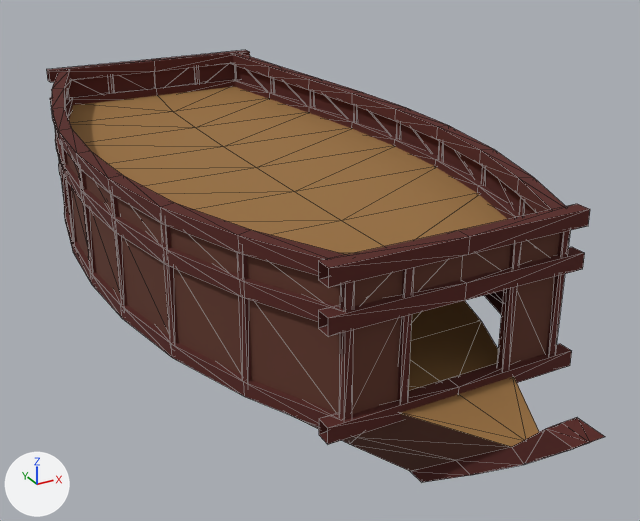
Before and after pictures for a commit that changed the glTF model assets/models/ships/seki/seki.glb.
The view is the same before and after, from a camera (50 mm lens) standing at (-3.82, -7.46, 4.36) and looking at (0.29, 0.01, 0.63). Every picture has the same lights, and +X, +Y and +Z are marked at lower left. The picture after the commit comes second. Mesh edges are drawn as thin lines. Vertices at exactly the same position are counted once.

Names of what the first picture shows: 'seki_front.001', 'seki_hull.002', 'seki_hull.004', 'seki_hull.005', 'seki_hull.006', 'seki_hull.007', 'seki_hull.008', 'seki_hull.009', 'seki_hull.010', 'seki_rail_lower.001', 'seki_rail_lower.002', 'seki_rail_upper.001'.
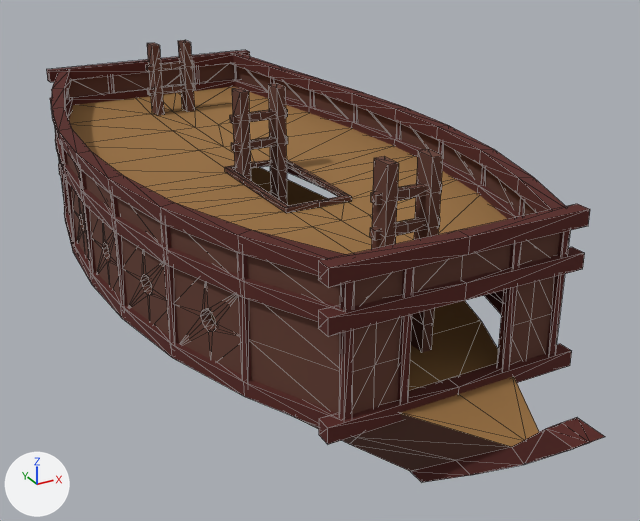
Changed parts and their boxes (x1, y1, x2, y2) in the pictures (640 x 521 px):
'seki_hull.006', reshaped: (65, 153, 560, 414) in both
'mast_holder.002', added (brown): after (370, 149, 443, 352)
'mast_holder.003', added (brown): after (230, 83, 288, 205)
'mast_holder.004', added (brown): after (146, 40, 196, 115)
'seki_hull.019', added (brown): after (225, 159, 352, 213)
part 1 of me_cube_043, added (brown): after (65, 183, 555, 414)
part 2 of me_cube_047, reshaped: before (144, 146, 437, 222); after (74, 86, 482, 255)

The change, as a list of edits to the scene's bpy script:
```text
Change mat_dark_wood_001:
    mat_dark_wood_001.base_color: (0.119, 0.0372, 0.0224) -> (0.119, 0.0425, 0.0276)  # brown #613629 -> brown #613a2e
Change me_cube_043:
    used by ob_seki_hull_006; location = (0.0, 0.0, 0.0)
    remove me_cube_043.from_pydata(...)  # 70 vertices, 88 faces; spans x -1.84..1.84, y -2.7..4.13, z 0.56..1.96
    add me_cube_043.from_pydata(...)  # 416 vertices, 624 faces; spans x -1.84..1.84, y -2.7..4.13, z 0.56..1.96
    me_cube_043 part 1: 346 vertices added at x -1.84..1.84, y -2.7..4.13, z 0.56..1.58
Change me_cube_047:
    used by ob_seki_hull_008; location = (0.0, 0.0, 0.0)
    remove me_cube_047.from_pydata(...)  # 27 vertices, 32 faces; spans x -1.81..1.81, y -2.7..4.13, z 1.44..1.59
    add me_cube_047.from_pydata(...)  # 53 vertices, 68 faces; spans x -1.81..1.81, y -2.7..4.13, z 1.44..1.59
    me_cube_047 part 2: 1 vertex removed from x 0.0, y 0.0, z 1.44; 27 vertices added at x -1.79..1.79, y -2.7..4.13, z 1.44..1.59
Add me_cube_124:
    me_cube_124.from_pydata(...)  # 40 vertices, 80 faces; spans x -0.353..0.353, y -0.516..0.941, z 1.439..1.492
    me_cube_124.materials.append(mat_dark_wood_001)  # brown #613a2e
Add me_cube_005:
    me_cube_005.from_pydata(...)  # 80 vertices, 144 faces; spans x -0.31..0.31, y -0.1..0.1, z -0.88..0.88
    me_cube_005.materials.append(mat_dark_wood_001)  # brown #613a2e
Add ob_seki_hull_019:
    ob_seki_hull_019 = bpy.data.objects.new('seki_hull.019', me_cube_124)
    ob_seki_hull_019.location = (0.0, 0.0, 0.0)
Add ob_mast_holder_004:
    ob_mast_holder_004 = bpy.data.objects.new('mast_holder.004', me_cube_005)
    ob_mast_holder_004.location = (0.0, 3.45, 1.49)
Add ob_mast_holder_003:
    ob_mast_holder_003 = bpy.data.objects.new('mast_holder.003', me_cube_005.copy())
    ob_mast_holder_003.location = (0.0, 0.79, 1.44)
Add ob_mast_holder_002:
    ob_mast_holder_002 = bpy.data.objects.new('mast_holder.002', me_cube_005.copy())
    ob_mast_holder_002.location = (0.0, -1.95, 1.44)
```
